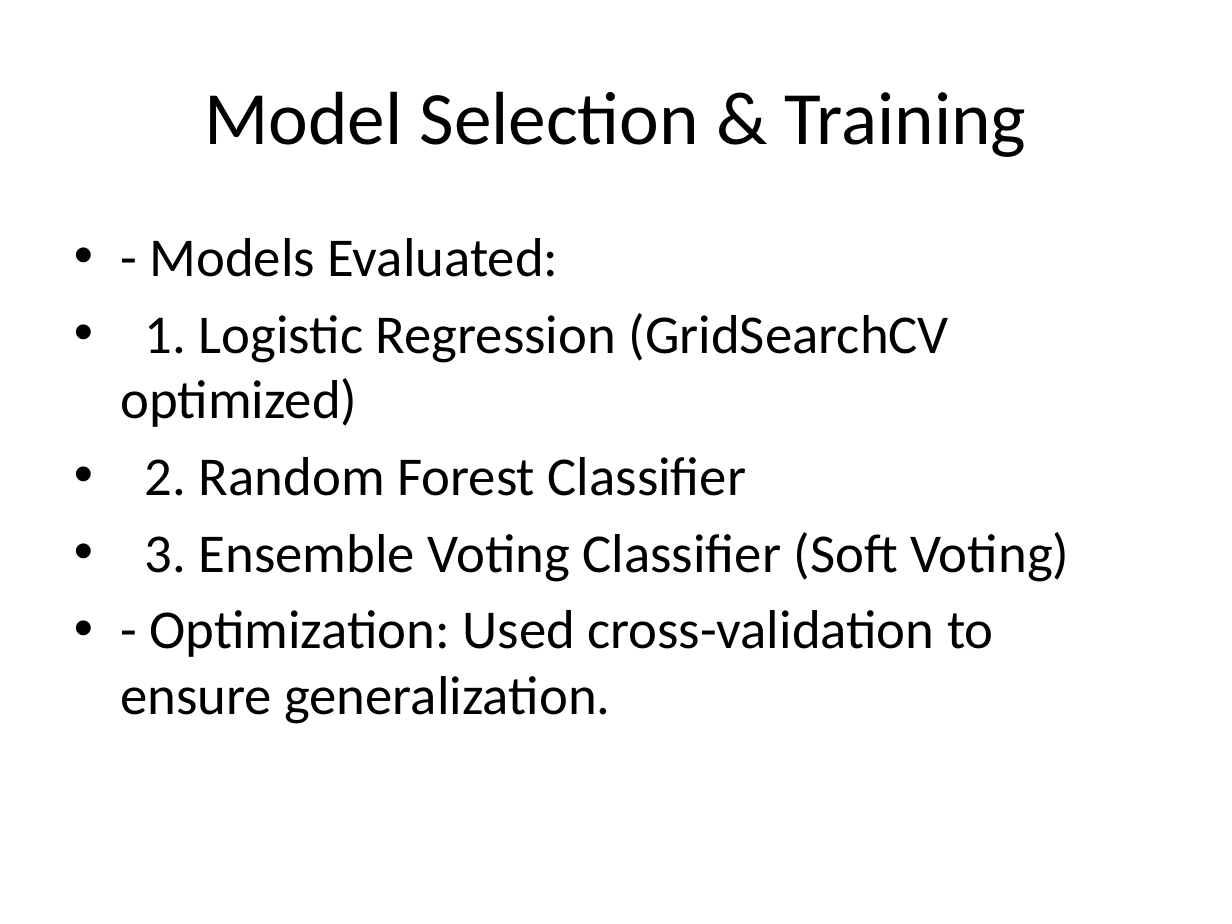
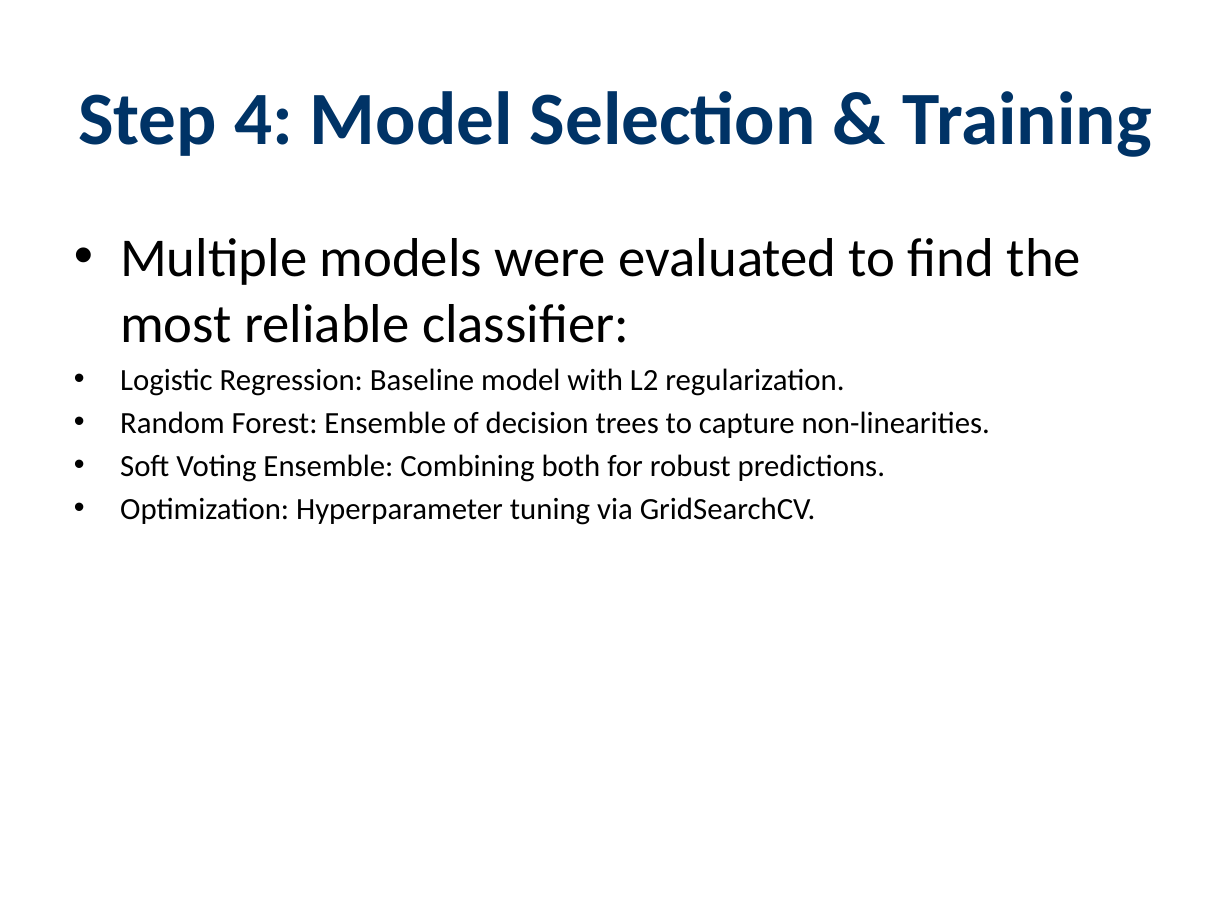
Before and after one commit to azharhussaincs/Breast-Cancer, a slide deck: slide 10 of presentation.pptx (slide 6 before the commit). Drawn at 1232x924 pixels with LibreOffice and Linux fonts; fonts in the diff are those of the drawing. Boxes give left, top, right and bottom in pixels: in the first picture for what was removed or moved away, otherwise in the second. Text is boxed around its words. In the diff, an @@ line names an element or a change of style, - is before the commit and + after.

```diff
--- a/presentation.pptx
+++ b/presentation.pptx
@@ title at (x1=78, y1=91, x2=1152, y2=157): text changed; text colour #000000 to #003366; bold on @@
-Model Selection & Training
+Step 4: Model Selection & Training
@@ text at (x1=120, y1=238, x2=1081, y2=525): text changed; size 32 to 18 pt @@
-• - Models Evaluated:
-• 1. Logistic Regression (GridSearchCV optimized)
-• 2. Random Forest Classifier
-• 3. Ensemble Voting Classifier (Soft Voting)
-• - Optimization: Used cross-validation to ensure generalization.
+• Multiple models were evaluated to find the most reliable classifier:
+• Logistic Regression: Baseline model with L2 regularization.
+• Random Forest: Ensemble of decision trees to capture non-linearities.
+• Soft Voting Ensemble: Combining both for robust predictions.
+• Optimization: Hyperparameter tuning via GridSearchCV.
```
Also in this commit, not shown: 7 other slides changed, 6 slides added, 2 slides removed, 1 other file.
